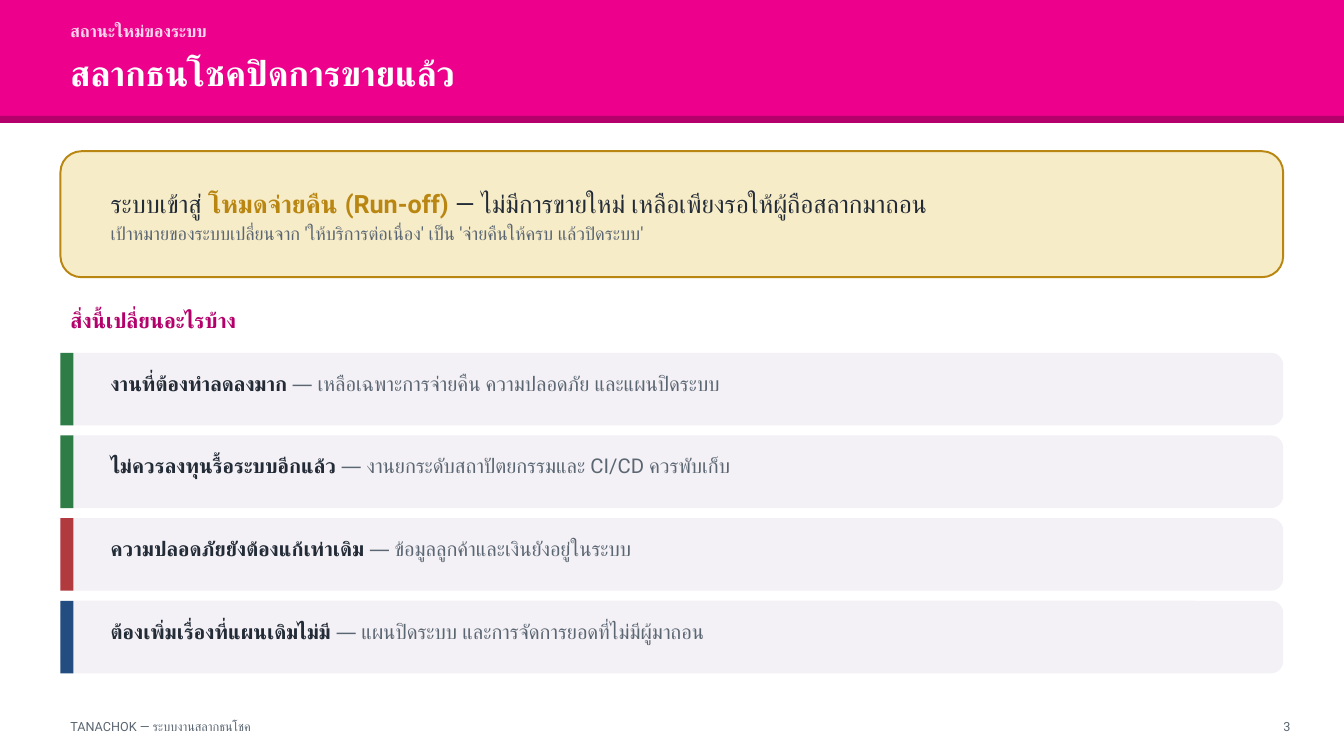
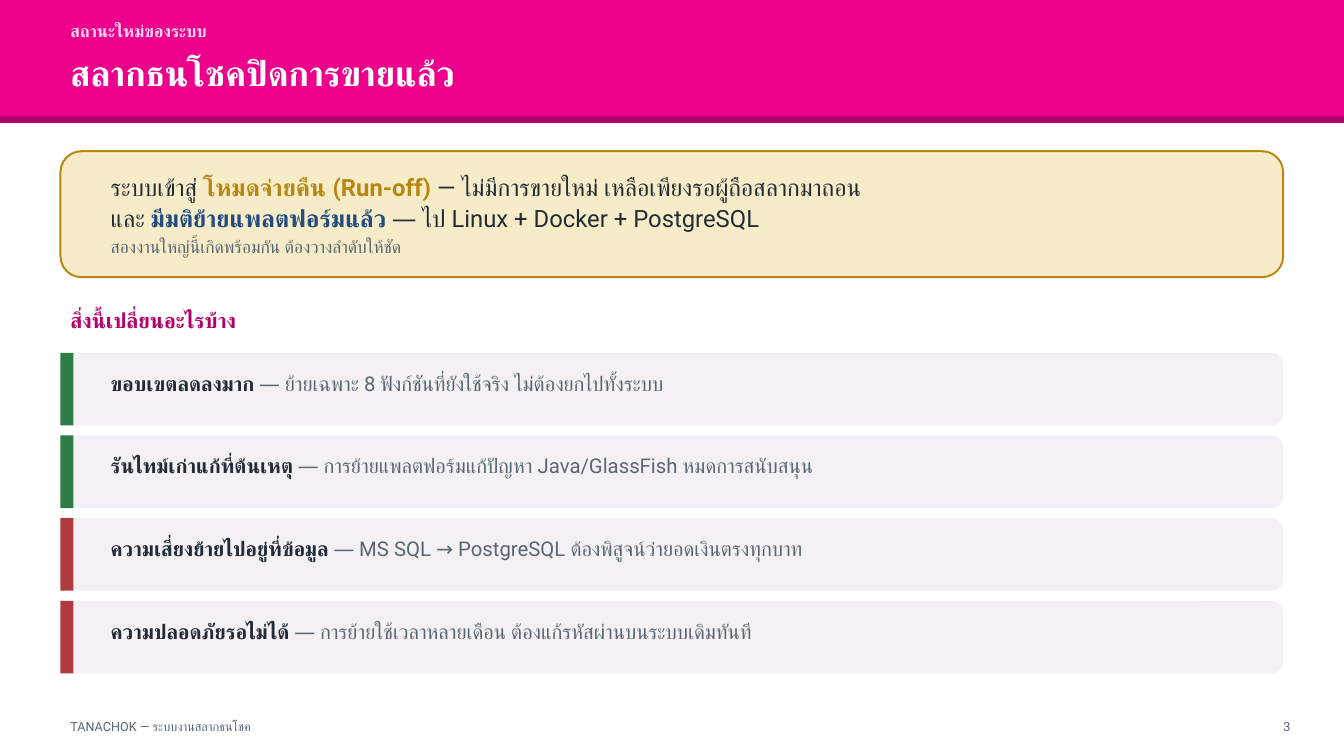
Before and after one commit to supachaitw/line-bot-images, a slide deck: slide 3 of docs/tanachok-production-slides.pptx. Drawn at 1344x756 pixels with LibreOffice and Linux fonts; fonts in the diff are those of the drawing. Boxes give left, top, right and bottom in pixels: in the first picture for what was removed or moved away, otherwise in the second. Text is boxed around its words. In the diff, an @@ line names an element or a change of style, - is before the commit and + after.

```diff
--- a/docs/tanachok-production-slides.pptx
+++ b/docs/tanachok-production-slides.pptx
@@ text at (111, 177, 861, 258): text changed; size 18 to 17 pt; text colour #5A6672 to #222B36 @@
-ระบบเข้าสู่ โหมดจ่ายคืน (Run-off) — ไม่มีการขายใหม่ เหลือเพียงรอให้ผู้ถือสลากมาถอน
-เป้าหมายของระบบเปลี่ยนจาก 'ให้บริการต่อเนื่อง' เป็น 'จ่ายคืนให้ครบ แล้วปิดระบบ'
+ระบบเข้าสู่ โหมดจ่ายคืน (Run-off) — ไม่มีการขายใหม่ เหลือเพียงรอผู้ถือสลากมาถอน
+และ มีมติย้ายแพลตฟอร์มแล้ว — ไป Linux + Docker + PostgreSQL
+สองงานใหญ่นี้เกิดพร้อมกัน ต้องวางลำดับให้ชัด
@@ text at (111, 375, 663, 392): text changed @@
-งานที่ต้องทำลดลงมาก — เหลือเฉพาะการจ่ายคืน ความปลอดภัย และแผนปิดระบบ
+ขอบเขตลดลงมาก — ย้ายเฉพาะ 8 ฟังก์ชันที่ยังใช้จริง ไม่ต้องยกไปทั้งระบบ
@@ text at (111, 458, 814, 479): text changed @@
-ไม่ควรลงทุนรื้อระบบอีกแล้ว — งานยกระดับสถาปัตยกรรมและ CI/CD ควรพับเก็บ
+รันไทม์เก่าแก้ที่ต้นเหตุ — การย้ายแพลตฟอร์มแก้ปัญหา Java/GlassFish หมดการสนับสนุน
@@ text at (111, 540, 803, 562): text changed @@
-ความปลอดภัยยังต้องแก้เท่าเดิม — ข้อมูลลูกค้าและเงินยังอยู่ในระบบ
+ความเสี่ยงย้ายไปอยู่ที่ข้อมูล — MS SQL → PostgreSQL ต้องพิสูจน์ว่ายอดเงินตรงทุกบาท
@@ rectangle at (60, 601, 74, 674): fill #234D80 to #B13A3F @@
@@ text at (111, 623, 751, 640): text changed @@
-ต้องเพิ่มเรื่องที่แผนเดิมไม่มี — แผนปิดระบบ และการจัดการยอดที่ไม่มีผู้มาถอน
+ความปลอดภัยรอไม่ได้ — การย้ายใช้เวลาหลายเดือน ต้องแก้รหัสผ่านบนระบบเดิมทันที
```
Also in this commit, not shown: 5 other slides changed, 1 slide added, 1 slide removed, 6 other files.
